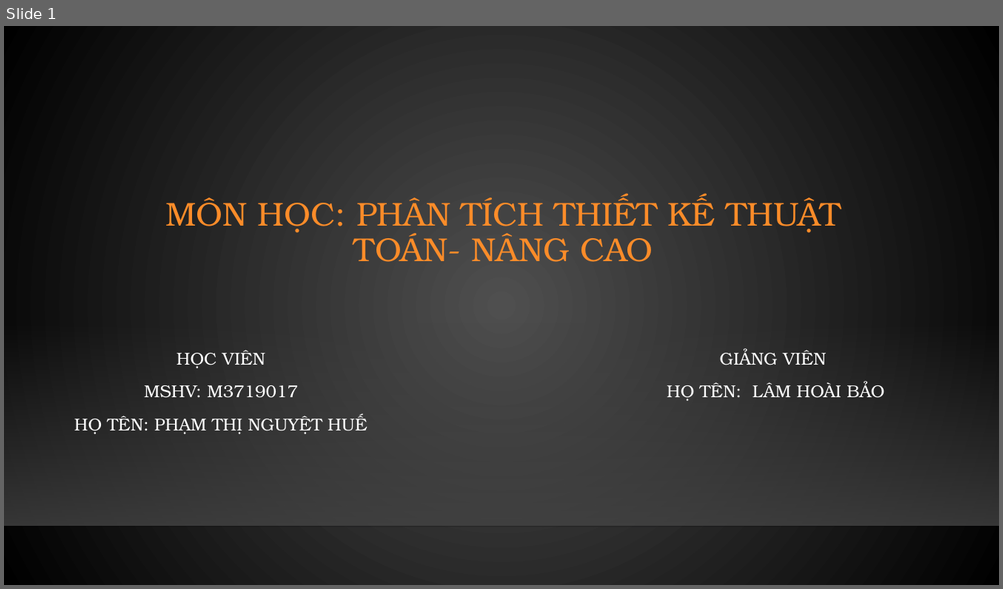
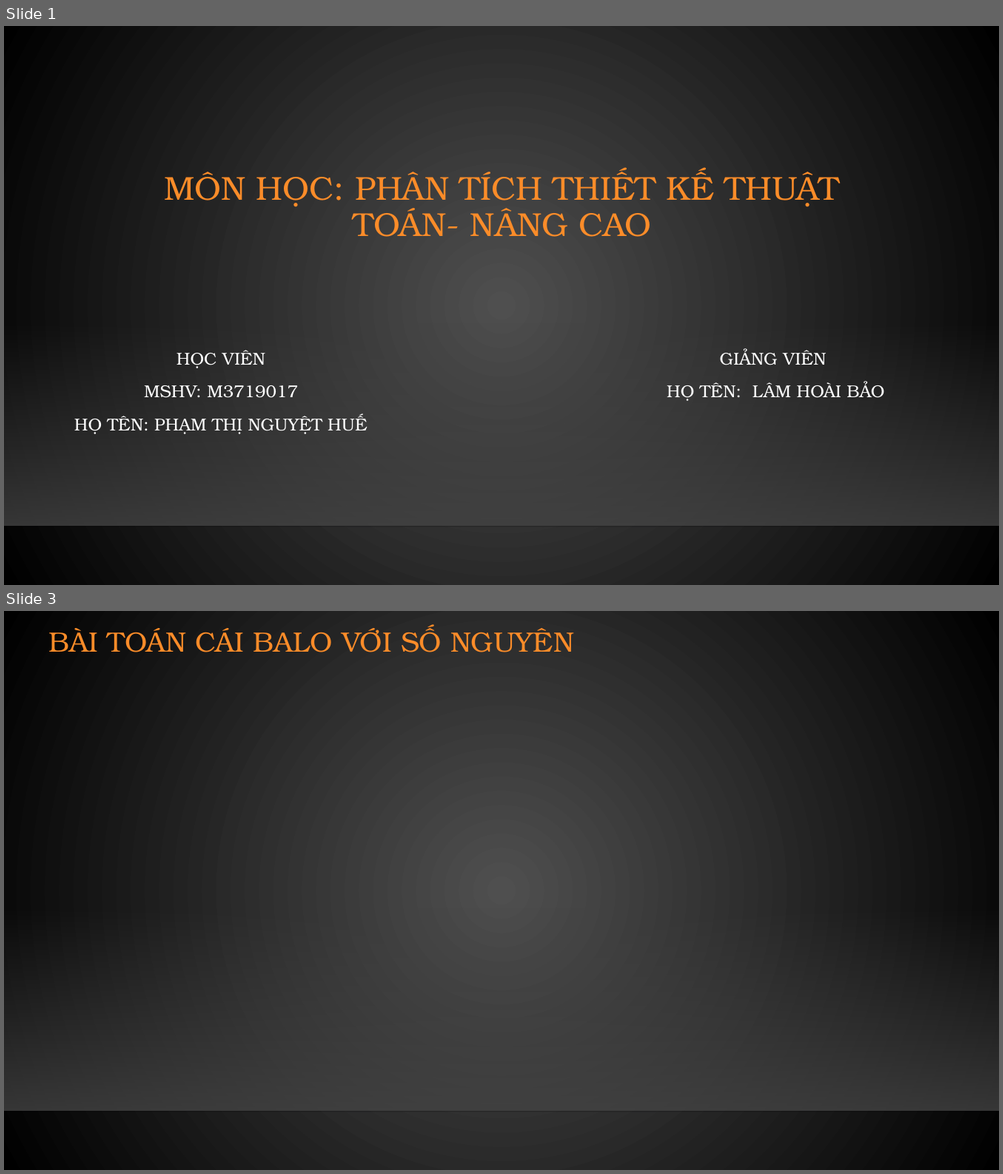
Before and after one commit to NguyetHue/PTTK_TTNC, a slide deck: BaoCao.pptx. Shown one above the other, each under a label of ours: slide 1 before the commit, slides 1 and 3 after it; the slides between them are not shown. The pictures are 1003x589 and 1003x1174 pixels, drawn with LibreOffice and Linux fonts; fonts in the diff are those of the drawing; background and template pictures are left out. Boxes give left, top, right and bottom in pixels: in the first picture for what was removed or moved away, otherwise in the second. Text is boxed around its words. In the diff, an @@ line names an element or a change of style, - is before the commit and + after.

```diff
--- a/BaoCao.pptx
+++ b/BaoCao.pptx
@@ slide 3 added at (4,611,999,1170), background gradient #505050 to #000000; not listed: 2 template elements that a slide beside it also shows @@
@@ title added at (49,626,574,652), 27 pt, text #FB8C29 @@
+BÀI TOÁN CÁI BALO VỚI SỐ NGUYÊN
@@ slide 1 changed as well @@
@@ title "MÔN HỌC: PHÂN TÍCH THIẾT ...": place and size @@
-title "MÔN HỌC: PHÂN TÍCH THIẾT ..." at (165,195,841,262)
+title "MÔN HỌC: PHÂN TÍCH THIẾT ..." at (164,170,839,237)
```
Also in this commit, not shown: 1 other slide added, 2 slides removed, 11 other files.
